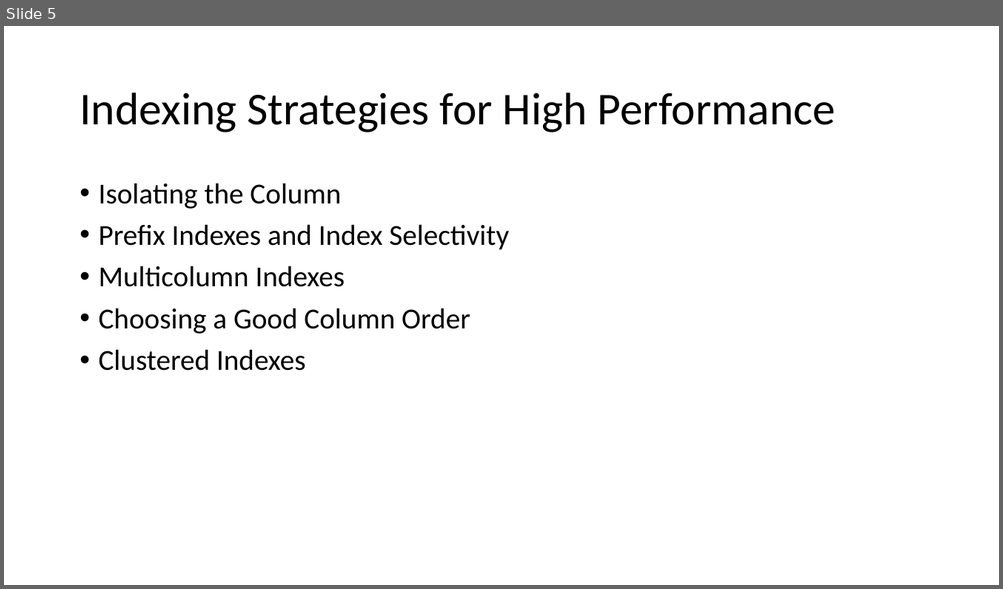
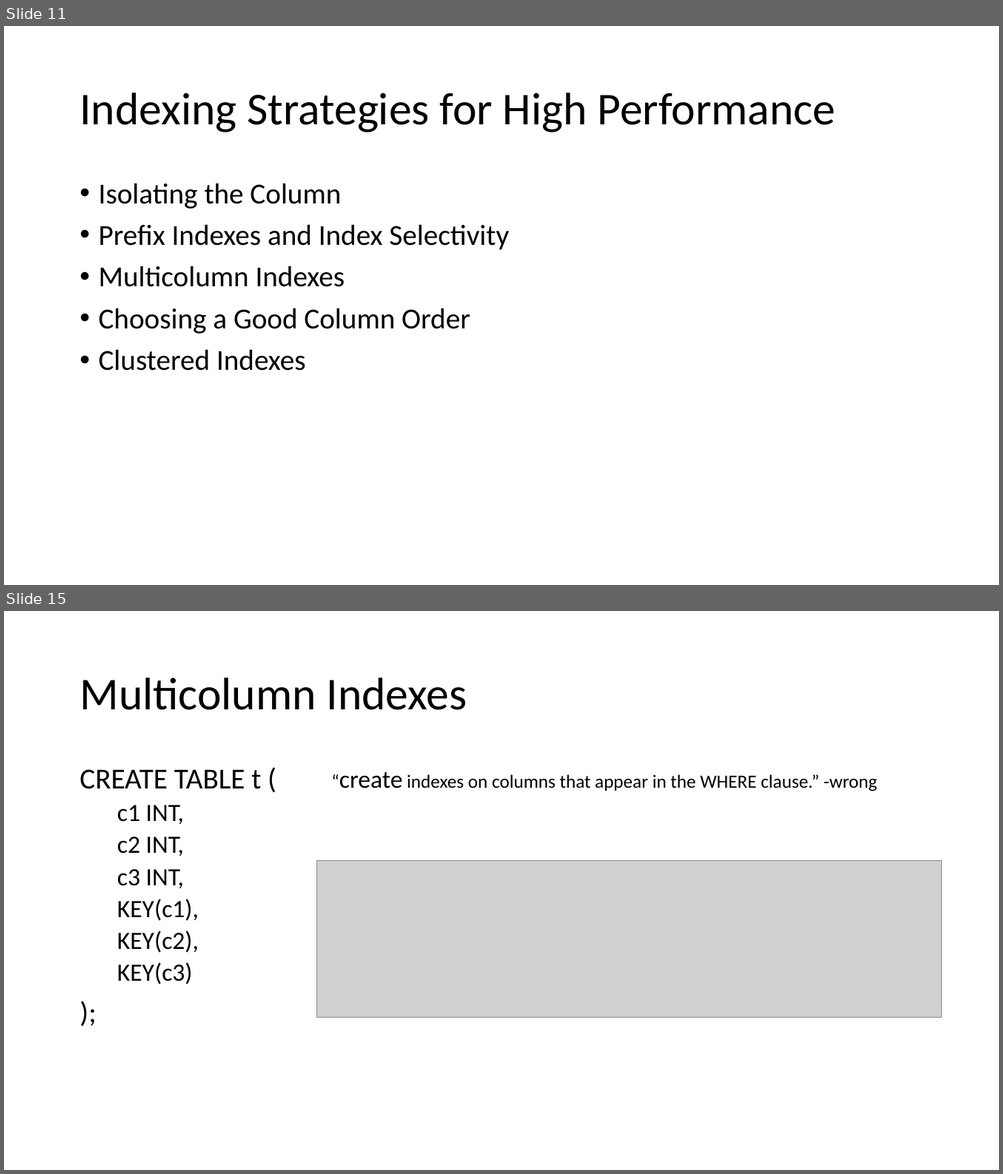
Before and after one commit to virh/case-study, a slide deck: vitess/MySQL Index & Orchestrator.pptx. Shown one above the other, each under a label of ours: slide 5 before the commit, slides 11 and 15 after it; the slides between them are not shown. The pictures are 1003x589 and 1003x1174 pixels, drawn with LibreOffice and Linux fonts; fonts in the diff are those of the drawing; grey boxes stand for pictures. Boxes give left, top, right and bottom in pixels: in the first picture for what was removed or moved away, otherwise in the second. Text is boxed around its words. In the diff, an @@ line names an element or a change of style, - is before the commit and + after.

```diff
--- a/vitess/MySQL Index & Orchestrator.pptx
+++ b/vitess/MySQL Index & Orchestrator.pptx
@@ slide 15 added at box(4, 611, 999, 1170), background #FFFFFF @@
@@ title added at box(79, 678, 467, 710), 44 pt, text #000000 @@
+Multicolumn Indexes
@@ text added at box(79, 769, 261, 985), 24 pt, text #000000 @@
+CREATE TABLE t (
+  c1 INT,
+  c2 INT,
+  c3 INT,
+  KEY(c1),
+  KEY(c2),
+  KEY(c3)
+);
@@ text added at box(339, 772, 876, 792), 18 pt, text #000000 @@
+“create indexes on columns that appear in the WHERE clause.” -wrong
@@ picture added at box(316, 861, 942, 1017) @@
@@ what was slide 5 is now slide 11 @@
```
Also in this commit, not shown: 1 slide changed, 11 other slides added.
